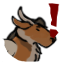
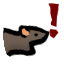
Layer changes from the first (64, 64) image to the second:
added layer "Squeak" above "Chitter" over [2, 24, 51, 58]
hid "Chao" over [2, 5, 58, 62]
